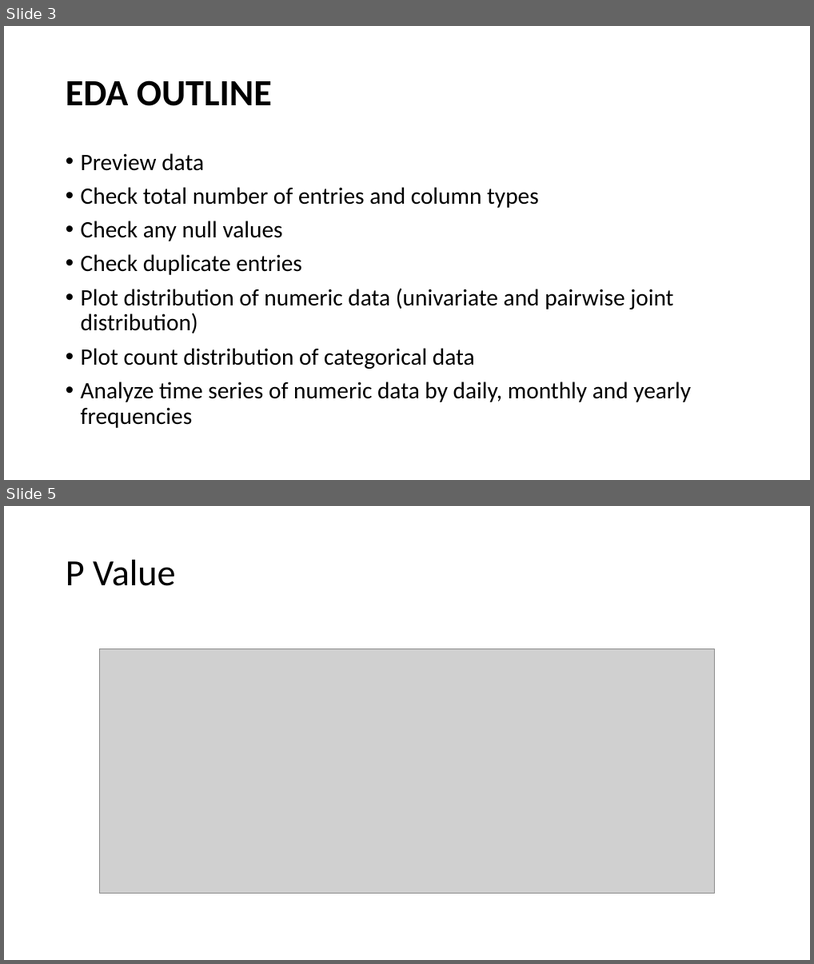
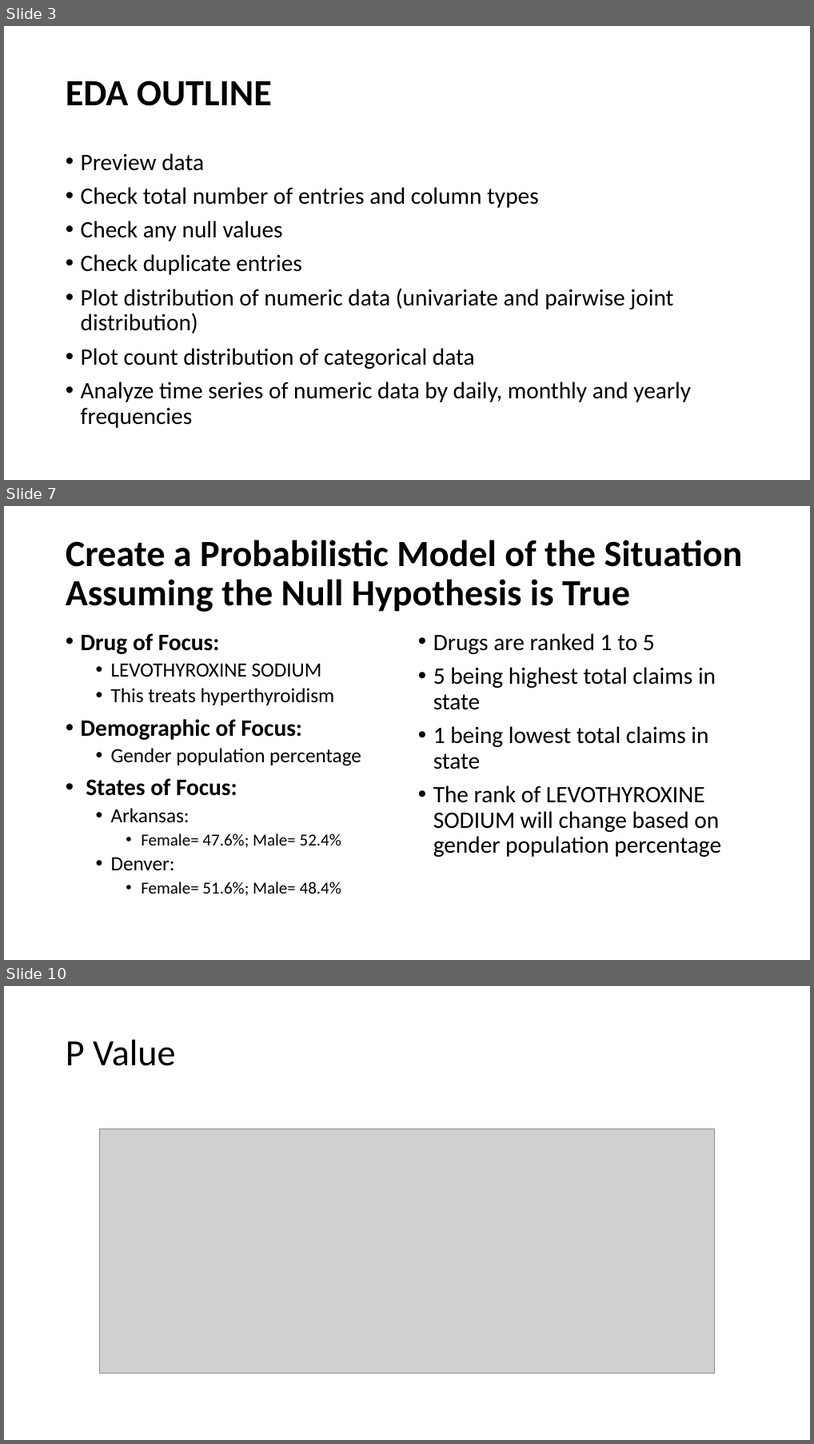
Before and after one commit to Prvargas/Where_Are_The_Drugs, a slide deck: Where_Are_The_Drugs.pptx. Shown one above the other, each under a label of ours: slides 3 and 5 before the commit, slides 3, 7 and 10 after it; the slides between them are not shown. The pictures are 814x964 and 814x1444 pixels, drawn with LibreOffice and Linux fonts; fonts in the diff are those of the drawing; grey boxes stand for pictures. Boxes give left, top, right and bottom in pixels: in the first picture for what was removed or moved away, otherwise in the second. Text is boxed around its words. In the diff, an @@ line names an element or a change of style, - is before the commit and + after.

Commit message:
Having issues ID distribution & Hypothesis test

```diff
--- a/Where_Are_The_Drugs.pptx
+++ b/Where_Are_The_Drugs.pptx
@@ slide 7 added at <box>4,506,810,960</box>, background #FFFFFF @@
@@ title added at <box>66,540,743,612</box>, 44 pt, text #000000, bold @@
+Create a Probabilistic Model of the Situation Assuming the Null Hypothesis is True
@@ text added at <box>81,633,362,896</box>, 24 pt, text #000000 @@
+• Drug of Focus:
+  • LEVOTHYROXINE SODIUM
+  • This treats hyperthyroidism
+• Demographic of Focus:
+  • Gender population percentage
+• States of Focus:
+  • Arkansas:
+    • Female= 47.6%; Male= 52.4%
+  • Denver:
+    • Female= 51.6%; Male= 48.4%
@@ text added at <box>434,633,722,856</box>, 28 pt, text #000000 @@
+• Drugs are ranked 1 to 5
+• 5 being highest total claims in state
+• 1 being lowest total claims in state
+• The rank of LEVOTHYROXINE SODIUM will change based on gender population percentage
@@ what was slide 5 is now slide 10 @@
```
Also in this commit, not shown: 1 slide changed, 4 other slides added, 10 other files.
